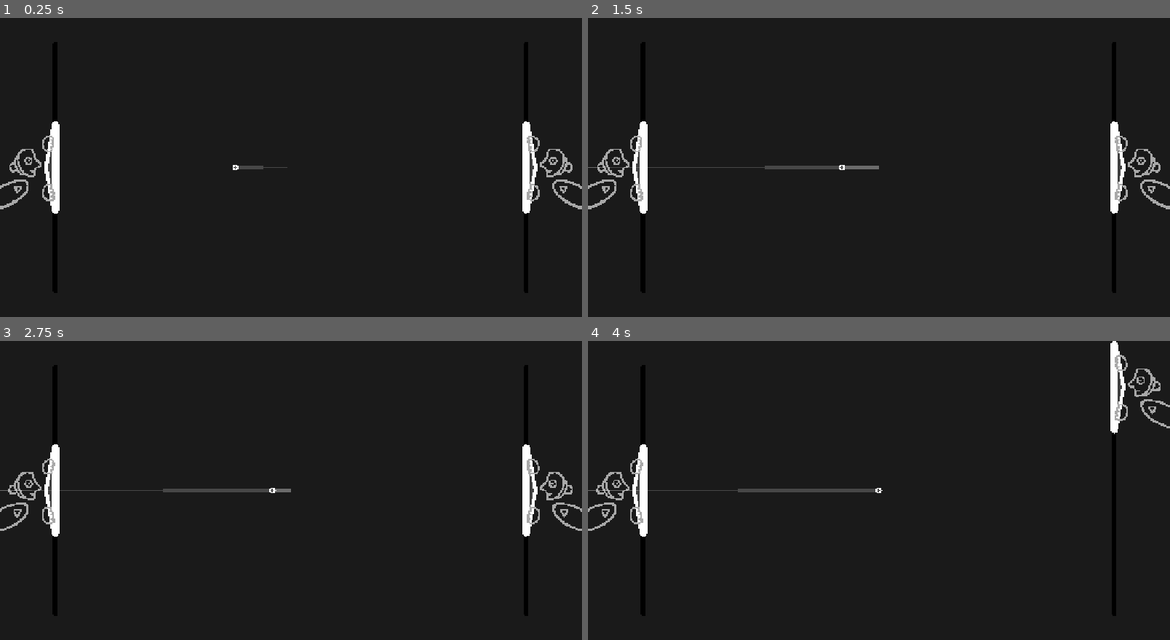
Above: before the commit, frames 1-4 (two rows, left to right).
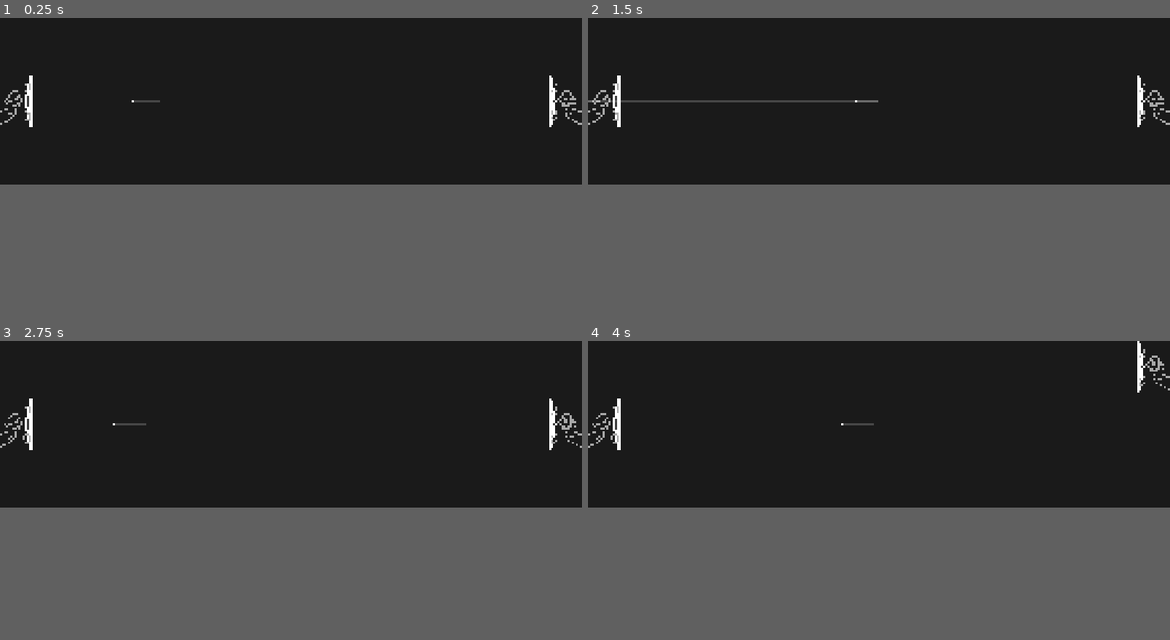
Above: after the commit, the same moments.

Repository: pixerhp/Pixers-Pong
Game: Godot game, scene res://scenes/topscenes/gameplay_topscene.tscn
Two runs of this game, one before a commit and one after it. Both use one fixed random seed, a clock stepped at 60 frames per second and the inputs below.
Inputs (mouse positions are in pixels of both pictures, inside the frame that each line leads up to):
- Up to frame 1 (0.25 s): no input
- Up to frame 2 (1.5 s): move the mouse to (1007, 152) at 0.52 s; hold Right (plr2_bump_right) 0.53-1.28 s; click (1007, 152) at 0.67 s; move the mouse to (762, 182) at 1.27 s; hold A (plr1_bump_left) from 1.28 s (still down)
- Up to frame 3 (2.75 s): move the mouse to (349, 424) at 2.02 s; release A (plr1_bump_left) at 2.03 s; hold Right (plr2_bump_right) from 2.03 s (still down)
- Up to frame 4 (4 s): move the mouse to (849, 550) at 2.77 s; release Right (plr2_bump_right) at 2.78 s; hold Up (plr2_up) 2.78-3.53 s; click (849, 550) at 2.92 s; move the mouse to (1053, 535) at 3.52 s; hold A (plr1_bump_left) from 3.53 s (still down)
The window is 800x411 before the commit and 800x229 after it. Grey fills any space a smaller window leaves; there, only what the larger window draws over its background counts as a difference.

The runs differ from the first frame. In frame 1, 3.4% of the frame differs, in the area x 0-100%, y 8-92%; in frame 2, 3.9%; in frame 3, 3.6%; in frame 4, 3.6%.

Commit message:
Add infrastructure for changing game resolution

Diff:
--- a/project.godot
+++ b/project.godot
@@ -21,7 +21,7 @@
 
 [display]
 
-window/size/viewport_width=1260
+window/size/viewport_width=2260
 window/stretch/mode="canvas_items"
 window/stretch/aspect="expand"
 
--- a/scenes/topscenes/gameplay_topscene.tscn
+++ b/scenes/topscenes/gameplay_topscene.tscn
@@ -15,7 +15,15 @@
 [node name="GameplayTopscene" type="Node2D" unique_id=297910401]
 script = ExtResource("1_n6iga")
 
+[node name="BackgroundColorRect" type="ColorRect" parent="." unique_id=357506674]
+unique_name_in_owner = true
+custom_minimum_size = Vector2(1260, 648)
+offset_right = 40.0
+offset_bottom = 40.0
+color = Color(0.101960786, 0.101960786, 0.101960786, 1)
+
 [node name="Background" type="Sprite2D" parent="." unique_id=479692831]
+visible = false
 position = Vector2(630, 324)
 texture = ExtResource("2_pyq0w")
 
@@ -39,13 +47,11 @@
 position = Vector2(630, 324)
 
 [node name="BallMesh" type="MeshInstance2D" parent="Ball" unique_id=151043058]
-unique_name_in_owner = true
 position = Vector2(-6.9999995, -6.9999995)
 scale = Vector2(14, 14)
 mesh = ExtResource("2_rncwu")
 
 [node name="BallShapeCast" type="ShapeCast2D" parent="." unique_id=515139131]
-visible = false
 shape = SubResource("CircleShape2D_hx5ms")
 target_position = Vector2(2000, 648)
 collide_with_areas = true
--- a/scripts/autoloaded/globals.gd
+++ b/scripts/autoloaded/globals.gd
@@ -1,6 +1,8 @@
 extends Node
 
-const PLAY_AREA_DIMENSIONS: Vector2 = Vector2(1260, 648)
+var GAME_SIZE: Vector2 = Vector2(
+	ProjectSettings.get_setting("display/window/size/viewport_width"),
+	ProjectSettings.get_setting("display/window/size/viewport_height"),)
 
 enum AI_MODES {
 	NO_AI,
--- a/scripts/gameplay_script.gd
+++ b/scripts/gameplay_script.gd
@@ -1,14 +1,26 @@
 extends Node2D
 
+
+
+func _ready():
+	reset_gameobject_positions()
+
+func reset_gameobject_positions():
+	%BackgroundColorRect.custom_minimum_size = Globals.GAME_SIZE
+	%LeftPaddle.position = Vector2(120, Globals.GAME_SIZE.y / 2.0)
+	%RightPaddle.position = Vector2(Globals.GAME_SIZE.x - 120, Globals.GAME_SIZE.y / 2.0)
+
+# Constants associated with paddle movement:
+const PAD_MOVEACCEL: float = 14400.0
+const PAD_MAXSPEED: float = 1250.0
+const PAD_SLOWDOWN: float = 0.05 # Note: Values closer to 0 correlate with higher friction.
+@onready var PAD_Y_TOPLIMIT: float = %LeftPaddle/%FrontBar.mesh.height / 2.0
+@onready var PAD_Y_BOTTOMLIMIT: float = Globals.GAME_SIZE.y - (%LeftPaddle/%FrontBar.mesh.height / 2.0)
+
+
 const BALLMESH_DIAMETER: float = 14
-
-var PADDLE_MOVEACCEL: float = 14400.0
-var PADDLE_MAXSPEED: float = 1250.0
-var PADDLE_SLOWFACTOR: float = 0.05 # (lower numbers = higher friction)
-@onready var PADDLE_UP_LIMIT: float = %LeftPaddle/%FrontBar.mesh.height / 2.0
-@onready var PADDLE_DOWN_LIMIT: float = Globals.PLAY_AREA_DIMENSIONS.y - (%LeftPaddle/%FrontBar.mesh.height / 2.0)
 @onready var BALL_UP_LIMIT: float = BALLMESH_DIAMETER / 2.0
-@onready var BALL_DOWN_LIMIT: float = Globals.PLAY_AREA_DIMENSIONS.y - (BALLMESH_DIAMETER / 2.0)
+@onready var BALL_DOWN_LIMIT: float = Globals.GAME_SIZE.y - (BALLMESH_DIAMETER / 2.0)
 
 var ball_speedup_amount: float = 50
 
@@ -71,27 +83,27 @@
 		padchar_noderef.animation = "plr_move_up"
 		if pad_vel > 0.0:
 			pad_vel = 0.0;
-		pad_vel -= PADDLE_MOVEACCEL * slow_effect * delta
+		pad_vel -= PAD_MOVEACCEL * slow_effect * delta
 	elif Input.is_action_pressed(plr_prefix + "down") and not Input.is_action_pressed(plr_prefix + "up"):
 		padchar_noderef.animation = "plr_move_down"
 		if pad_vel < 0.0:
 			pad_vel = 0.0;
-		pad_vel += PADDLE_MOVEACCEL * slow_effect * delta
+		pad_vel += PAD_MOVEACCEL * slow_effect * delta
 	else:
 		padchar_noderef.animation = "plr_idle"
-		pad_vel *= pow(PADDLE_SLOWFACTOR, delta * 10)
+		pad_vel *= pow(PAD_SLOWDOWN, delta * 10)
 		if abs(pad_vel) < 0.1:
 			pad_vel = 0.0
 
 	# Limit paddle velocity:
-	pad_vel = clampf(pad_vel, -1 * slow_effect * PADDLE_MAXSPEED, slow_effect * PADDLE_MAXSPEED,)
+	pad_vel = clampf(pad_vel, -1 * slow_effect * PAD_MAXSPEED, slow_effect * PAD_MAXSPEED,)
 
 	# Move paddle by velocity, limit position, and break velocity when hitting walls:
 	paddle_noderef.position.y = clamp(
-		paddle_noderef.position.y + (pad_vel * delta), PADDLE_UP_LIMIT, PADDLE_DOWN_LIMIT,)
-	if (paddle_noderef.position.y <= PADDLE_UP_LIMIT) and (pad_vel < 0.0):
+		paddle_noderef.position.y + (pad_vel * delta), PAD_Y_TOPLIMIT, PAD_Y_BOTTOMLIMIT,)
+	if (paddle_noderef.position.y <= PAD_Y_TOPLIMIT) and (pad_vel < 0.0):
 		pad_vel = 0.0
-	if (paddle_noderef.position.y >= PADDLE_DOWN_LIMIT) and (pad_vel > 0.0):
+	if (paddle_noderef.position.y >= PAD_Y_BOTTOMLIMIT) and (pad_vel > 0.0):
 		pad_vel = 0.0
 
 	# Update metadata for next cycle:
@@ -107,8 +119,8 @@
 		ball_velocity.y = minf(ball_velocity.y, ball_velocity.y * -1.0)
 
 	if ((%Ball.position.x < (-1.0 * BALL_UP_LIMIT)) or
-	(%Ball.position.x > (Globals.PLAY_AREA_DIMENSIONS.x + BALL_UP_LIMIT))):
-		%Ball.position = Globals.PLAY_AREA_DIMENSIONS / 2.0
+	(%Ball.position.x > (Globals.GAME_SIZE.x + BALL_UP_LIMIT))):
+		%Ball.position = Globals.GAME_SIZE / 2.0
 
 func handle_ball_trail():
 	# Remove outdated trail data:
